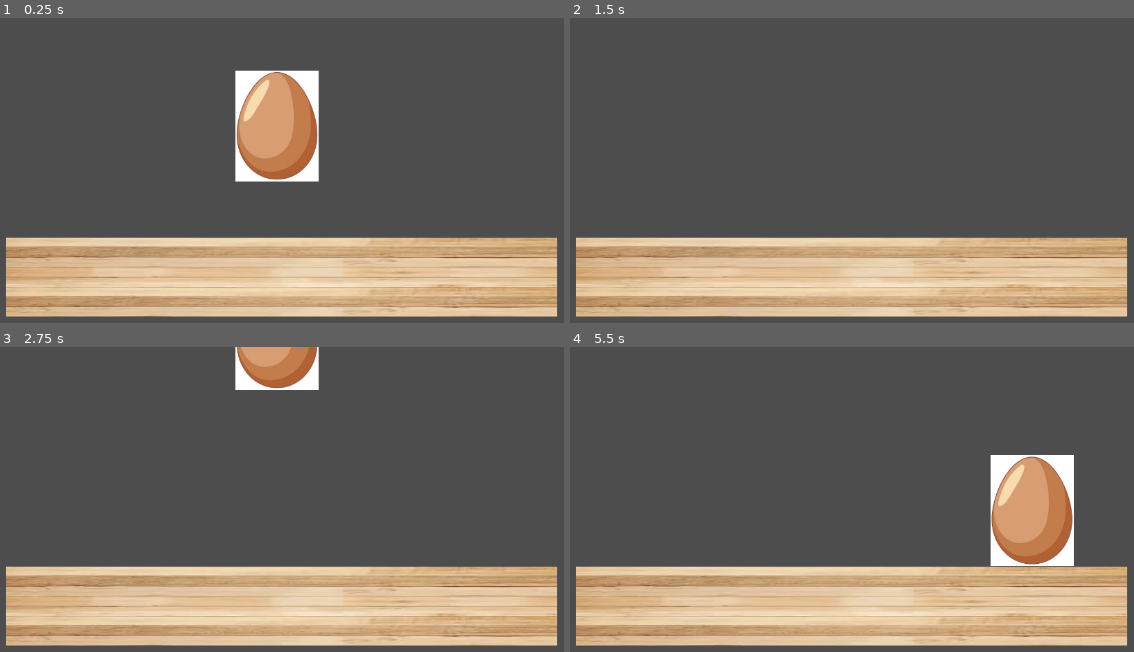
Above: before the commit, frames 1-4 (two rows, left to right).
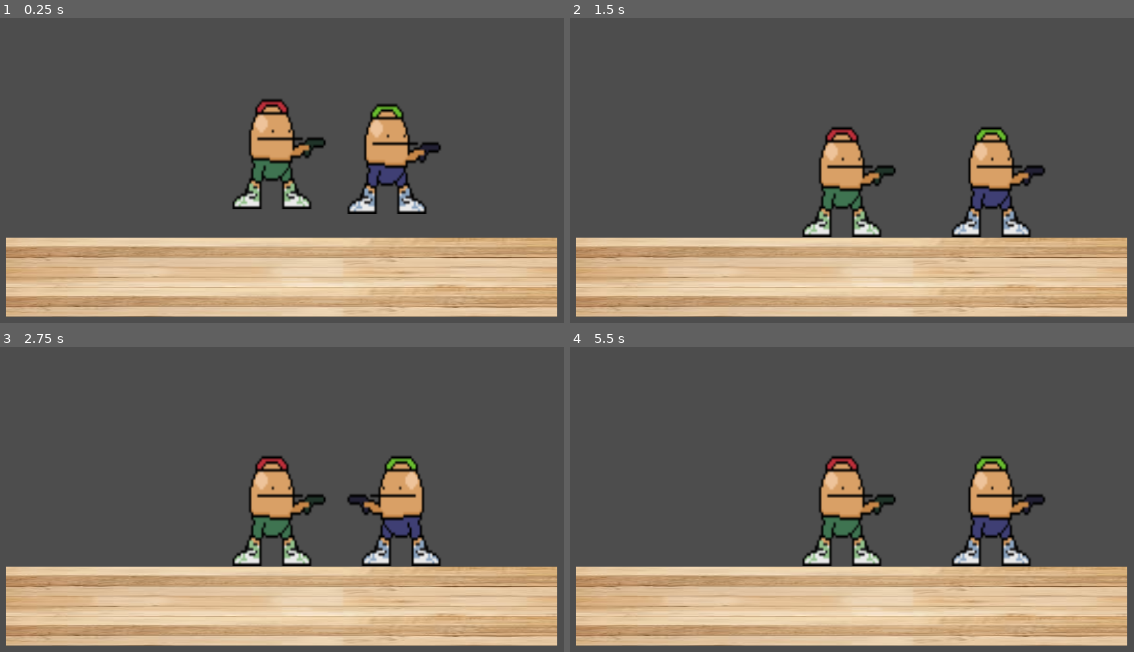
Above: after the commit, the same moments.

Repository: bmingles/home-game-jam-2024-05
Game: Godot game, scene res://floor.tscn
Two runs of this game, one before a commit and one after it. Both use one fixed random seed, a clock stepped at 60 frames per second and the inputs below.
Inputs:
- Up to frame 1 (0.25 s): no input
- Up to frame 2 (1.5 s): tap Enter (ui_accept) at 0.5, 0.77, 1.07, 1.25 s; tap Left (player2_left) at 0.6 s; tap Right (player2_right) at 0.8, 1.35 s
- Up to frame 3 (2.75 s): tap Enter (ui_accept) at 1.52, 1.55, 1.82, 2, 2.1 s; tap Left (player2_left) at 2.3 s
- Up to frame 4 (5.5 s): tap Left (player2_left) at 2.85, 4.35 s; tap Enter (ui_accept) at 3.02, 3.32, 3.77, 3.8, 4.07, 4.25, 4.52, 4.82, 5 s; tap Right (player2_right) at 3.05, 3.6, 5.1 s

The runs differ from the first frame. In frame 1, 8.3% of the frame differs, in the area x 41-79%, y 17-65%; in frame 2, 5.7%; in frame 3, 7.8%; in frame 4, 9.4%, in the area x 41-90%, y 35-72%.

Commit message:
Fine

Diff:
--- a/skibidi/floor.tscn
+++ b/skibidi/floor.tscn
@@ -1,11 +1,80 @@
-[gd_scene load_steps=6 format=3 uid="uid://c014cvgf3t4ki"]
+[gd_scene load_steps=15 format=3 uid="uid://c014cvgf3t4ki"]
 
-[ext_resource type="Script" path="res://CharacterBody2D.gd" id="1_vmmnk"]
-[ext_resource type="Texture2D" uid="uid://b4j42le1fkuoa" path="res://images.jpeg" id="2_tr28k"]
+[ext_resource type="Script" path="res://player.gd" id="1_vmmnk"]
+[ext_resource type="Texture2D" uid="uid://hm1xbdiy70l7" path="res://egg007.png" id="2_41t5a"]
+[ext_resource type="Texture2D" uid="uid://cv3pueqiha6jb" path="res://gregg-eggfley.png" id="2_lherg"]
 [ext_resource type="Texture2D" uid="uid://bxcsqhh00e4i7" path="res://wood.jpeg" id="3_vwyl1"]
 
 [sub_resource type="RectangleShape2D" id="RectangleShape2D_p061j"]
 size = Vector2(122, 159)
+
+[sub_resource type="AtlasTexture" id="AtlasTexture_0n2dq"]
+atlas = ExtResource("2_lherg")
+region = Rect2(0, 0, 50, 50)
+
+[sub_resource type="AtlasTexture" id="AtlasTexture_x04qt"]
+atlas = ExtResource("2_lherg")
+region = Rect2(50, 0, 50, 50)
+
+[sub_resource type="AtlasTexture" id="AtlasTexture_7crqh"]
+atlas = ExtResource("2_lherg")
+region = Rect2(100, 0, 50, 50)
+
+[sub_resource type="SpriteFrames" id="SpriteFrames_aiiuy"]
+animations = [{
+"frames": [{
+"duration": 1.0,
+"texture": SubResource("AtlasTexture_0n2dq")
+}],
+"loop": true,
+"name": &"idle",
+"speed": 5.0
+}, {
+"frames": [{
+"duration": 1.0,
+"texture": SubResource("AtlasTexture_x04qt")
+}, {
+"duration": 1.0,
+"texture": SubResource("AtlasTexture_7crqh")
+}],
+"loop": true,
+"name": &"walking",
+"speed": 5.0
+}]
+
+[sub_resource type="AtlasTexture" id="AtlasTexture_2x3jf"]
+atlas = ExtResource("2_41t5a")
+region = Rect2(0, 0, 50, 50)
+
+[sub_resource type="AtlasTexture" id="AtlasTexture_qixsl"]
+atlas = ExtResource("2_41t5a")
+region = Rect2(50, 0, 50, 50)
+
+[sub_resource type="AtlasTexture" id="AtlasTexture_ip3lo"]
+atlas = ExtResource("2_41t5a")
+region = Rect2(100, 0, 50, 50)
+
+[sub_resource type="SpriteFrames" id="SpriteFrames_1o53h"]
+animations = [{
+"frames": [{
+"duration": 1.0,
+"texture": SubResource("AtlasTexture_2x3jf")
+}],
+"loop": true,
+"name": &"idle",
+"speed": 5.0
+}, {
+"frames": [{
+"duration": 1.0,
+"texture": SubResource("AtlasTexture_qixsl")
+}, {
+"duration": 1.0,
+"texture": SubResource("AtlasTexture_ip3lo")
+}],
+"loop": true,
+"name": &"walking",
+"speed": 5.0
+}]
 
 [sub_resource type="RectangleShape2D" id="RectangleShape2D_0n2kd"]
 size = Vector2(795.25, 116)
@@ -13,19 +82,40 @@
 [node name="Node2D" type="Node2D"]
 position = Vector2(-1, 0)
 
-[node name="CharacterBody2D" type="CharacterBody2D" parent="."]
-position = Vector2(556, 125)
+[node name="player1" type="CharacterBody2D" parent="."]
+position = Vector2(552, 165)
 script = ExtResource("1_vmmnk")
+SPEED = 700.0
+JUMP_VELOCITY = -1000.0
 metadata/_edit_group_ = true
 
-[node name="CollisionShape2D" type="CollisionShape2D" parent="CharacterBody2D"]
+[node name="CollisionShape2D" type="CollisionShape2D" parent="player1"]
 position = Vector2(3, -1.5)
 shape = SubResource("RectangleShape2D_p061j")
 
-[node name="Sprite2D" type="Sprite2D" parent="CharacterBody2D"]
-position = Vector2(3, -1.99999)
-scale = Vector2(0.612245, 0.620155)
-texture = ExtResource("2_tr28k")
+[node name="AnimatedSprite2D" type="AnimatedSprite2D" parent="player1"]
+position = Vector2(8.50001, -14)
+scale = Vector2(2.98, 3.68)
+sprite_frames = SubResource("SpriteFrames_aiiuy")
+animation = &"idle"
+
+[node name="player2" type="CharacterBody2D" parent="."]
+position = Vector2(718, 172)
+script = ExtResource("1_vmmnk")
+SPEED = 700.0
+JUMP_VELOCITY = -1000.0
+player_num = 2
+metadata/_edit_group_ = true
+
+[node name="CollisionShape2D" type="CollisionShape2D" parent="player2"]
+position = Vector2(3, -1.5)
+shape = SubResource("RectangleShape2D_p061j")
+
+[node name="AnimatedSprite2D" type="AnimatedSprite2D" parent="player2"]
+position = Vector2(8.50001, -14)
+scale = Vector2(2.98, 3.68)
+sprite_frames = SubResource("SpriteFrames_1o53h")
+animation = &"idle"
 
 [node name="StaticBody2D" type="StaticBody2D" parent="."]
 position = Vector2(565, 375)
--- a/skibidi/CharacterBody2D.gd
+++ b/skibidi/player.gd
@@ -3,6 +3,7 @@
 
 @export var SPEED = 4000.0
 @export var JUMP_VELOCITY = -1200.0
+@export var player_num=1
 
 # Get the gravity from the project settings to be synced with RigidBody nodes.
 var gravity = ProjectSettings.get_setting("physics/2d/default_gravity")
@@ -14,15 +15,18 @@
 		velocity.y += gravity * delta
 
 	# Handle jump.
-	if Input.is_action_just_pressed("ui_accept") and is_on_floor():
+	if Input.is_action_just_pressed("player"+str(player_num)+"_jump") and is_on_floor():
 		velocity.y = JUMP_VELOCITY
 
 	# Get the input direction and handle the movement/deceleration.
 	# As good practice, you should replace UI actions with custom gameplay actions.
-	var direction = Input.get_axis("player2_left", "player2_right")
+	var direction = Input.get_axis("player"+str(player_num)+"_left", "player"+str(player_num)+"_right")
 	if direction:
 		velocity.x = direction * SPEED
+		$AnimatedSprite2D.flip_h =direction==-1
+		$AnimatedSprite2D.play("walking")
 	else:
 		velocity.x = move_toward(velocity.x, 0, SPEED)
+		$AnimatedSprite2D.play("idle")
 
 	move_and_slide()
--- /dev/null
+++ b/skibidi/player.tscn
@@ -0,0 +1,54 @@
+[gd_scene load_steps=8 format=3 uid="uid://bvyq05bymptcj"]
+
+[ext_resource type="Script" path="res://player.gd" id="1_c885x"]
+[ext_resource type="Texture2D" uid="uid://cv3pueqiha6jb" path="res://gregg-eggfley.png" id="2_siykx"]
+
+[sub_resource type="RectangleShape2D" id="RectangleShape2D_frxi7"]
+size = Vector2(122, 159)
+
+[sub_resource type="AtlasTexture" id="AtlasTexture_0n2dq"]
+atlas = ExtResource("2_siykx")
+region = Rect2(0, 0, 50, 50)
+
+[sub_resource type="AtlasTexture" id="AtlasTexture_x04qt"]
+atlas = ExtResource("2_siykx")
+region = Rect2(50, 0, 50, 50)
+
+[sub_resource type="AtlasTexture" id="AtlasTexture_7crqh"]
+atlas = ExtResource("2_siykx")
+region = Rect2(100, 0, 50, 50)
+
+[sub_resource type="SpriteFrames" id="SpriteFrames_emj5x"]
+animations = [{
+"frames": [{
+"duration": 1.0,
+"texture": SubResource("AtlasTexture_0n2dq")
+}],
+"loop": true,
+"name": &"idle",
+"speed": 5.0
+}, {
+"frames": [{
+"duration": 1.0,
+"texture": SubResource("AtlasTexture_x04qt")
+}, {
+"duration": 1.0,
+"texture": SubResource("AtlasTexture_7crqh")
+}],
+"loop": true,
+"name": &"walking",
+"speed": 5.0
+}]
+
+[node name="Player" type="CharacterBody2D"]
+script = ExtResource("1_c885x")
+
+[node name="CollisionShape2D" type="CollisionShape2D" parent="."]
+position = Vector2(555, 163.5)
+shape = SubResource("RectangleShape2D_frxi7")
+
+[node name="AnimatedSprite2D" type="AnimatedSprite2D" parent="."]
+position = Vector2(560.5, 151)
+scale = Vector2(2.98, 3.68)
+sprite_frames = SubResource("SpriteFrames_emj5x")
+animation = &"idle"
--- a/skibidi/project.godot
+++ b/skibidi/project.godot
@@ -27,3 +27,23 @@
 "events": [Object(InputEventKey,"resource_local_to_scene":false,"resource_name":"","device":-1,"window_id":0,"alt_press …(182 unchanged characters)…
 ]
 }
+player2_jump={
+"deadzone": 0.5,
+"events": [Object(InputEventKey,"resource_local_to_scene":false,"resource_name":"","device":-1,"window_id":0,"alt_pressed":false,"shift_pressed":false,"ctrl_pressed":false,"meta_pressed":false,"pressed":false,"keycode":0,"physical_keycode":4194320,"key_label":0,"unicode":0,"echo":false,"script":null)
+]
+}
+player1_right={
+"deadzone": 0.5,
+"events": [Object(InputEventKey,"resource_local_to_scene":false,"resource_name":"","device":-1,"window_id":0,"alt_pressed":false,"shift_pressed":false,"ctrl_pressed":false,"meta_pressed":false,"pressed":false,"keycode":0,"physical_keycode":68,"key_label":0,"unicode":100,"echo":false,"script":null)
+]
+}
+player1_left={
+"deadzone": 0.5,
+"events": [Object(InputEventKey,"resource_local_to_scene":false,"resource_name":"","device":-1,"window_id":0,"alt_pressed":false,"shift_pressed":false,"ctrl_pressed":false,"meta_pressed":false,"pressed":false,"keycode":0,"physical_keycode":65,"key_label":0,"unicode":97,"echo":false,"script":null)
+]
+}
+player1_jump={
+"deadzone": 0.5,
+"events": [Object(InputEventKey,"resource_local_to_scene":false,"resource_name":"","device":-1,"window_id":0,"alt_pressed":false,"shift_pressed":false,"ctrl_pressed":false,"meta_pressed":false,"pressed":false,"keycode":0,"physical_keycode":87,"key_label":0,"unicode":119,"echo":false,"script":null)
+]
+}
Binary file added: skibidi/egg007.png
Not shown, added: skibidi/egg007.png.import
Binary file added: skibidi/gregg-eggfley.png
Not shown, added: skibidi/gregg-eggfley.png.import
